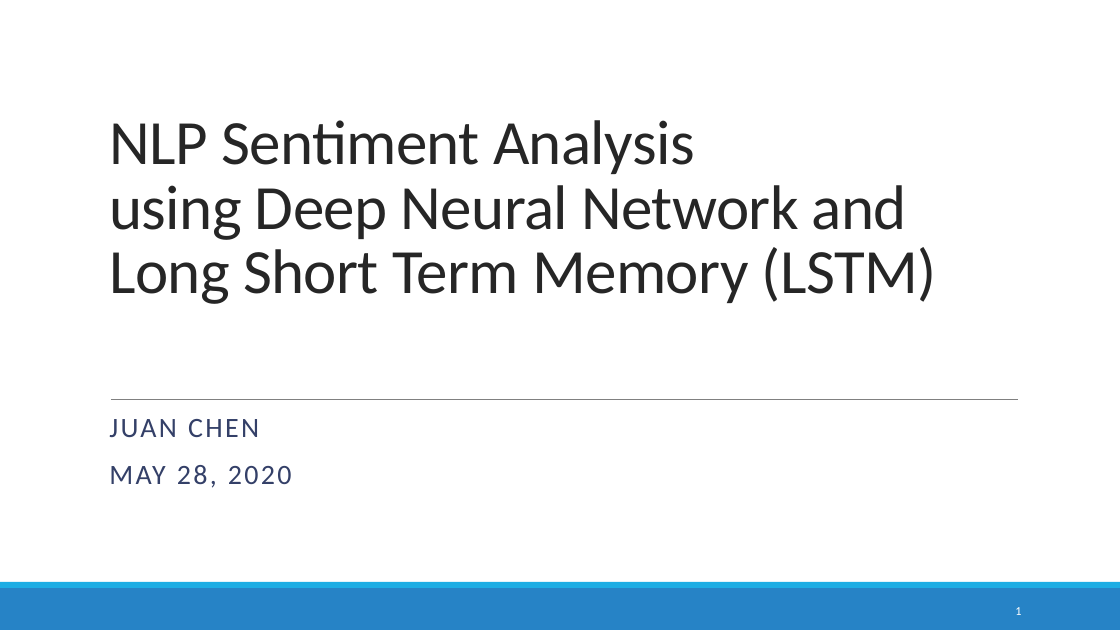
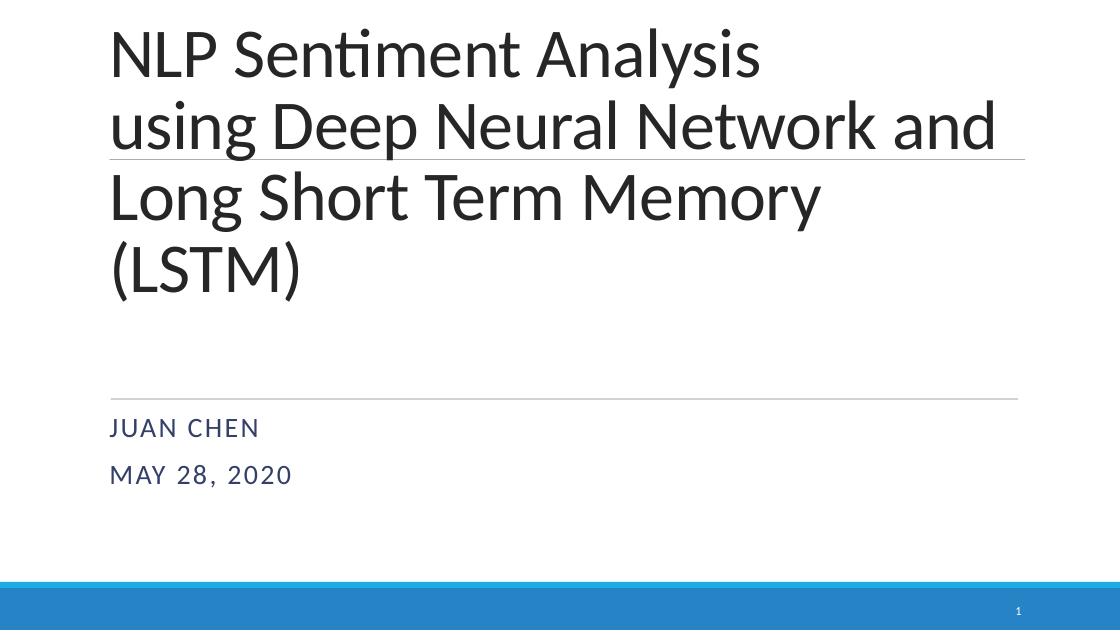
Before and after one commit to ericagreen/NLP-sentiment-analysis, a slide deck: slide 1 of Slides.pptx. Drawn at 1120x630 pixels with LibreOffice and Linux fonts; fonts in the diff are those of the drawing. Boxes give left, top, right and bottom in pixels: in the first picture for what was removed or moved away, otherwise in the second. Text is boxed around its words. In the diff, an @@ line names an element or a change of style, - is before the commit and + after.

```diff
--- a/Slides.pptx
+++ b/Slides.pptx
@@ text "NLP Sentiment Analysis using Deep ..." at <box>109,28,998,302</box>: size 54 to 60 pt @@
@@ line added from (110, 160) to (1026, 160), #808080 0.51 pt @@
@@ line (111, 399) - (1018, 399): stroke #808080 0.5 pt to #808080 0.51 pt @@
```
Also in this commit, not shown: 9 other slides changed, 2 other files.
